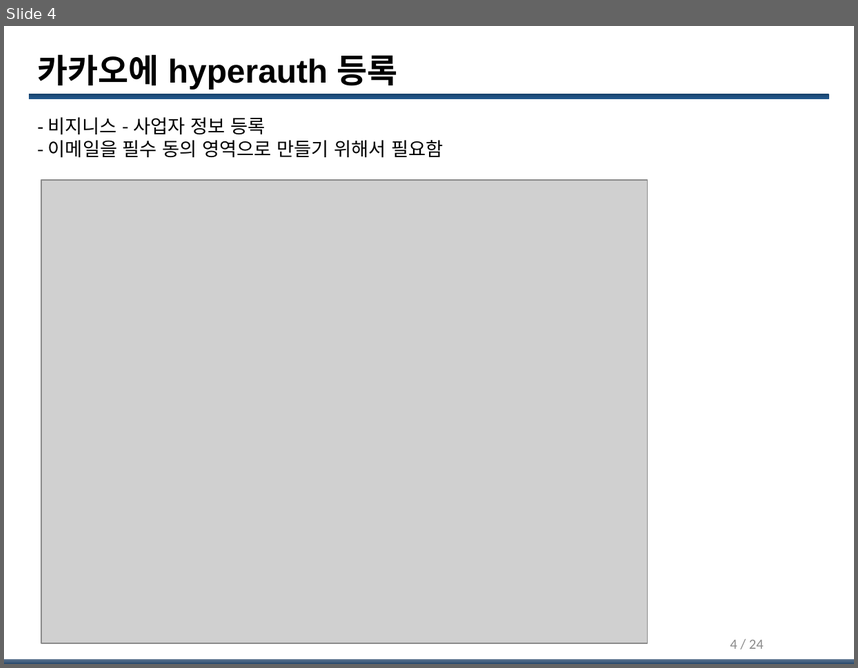
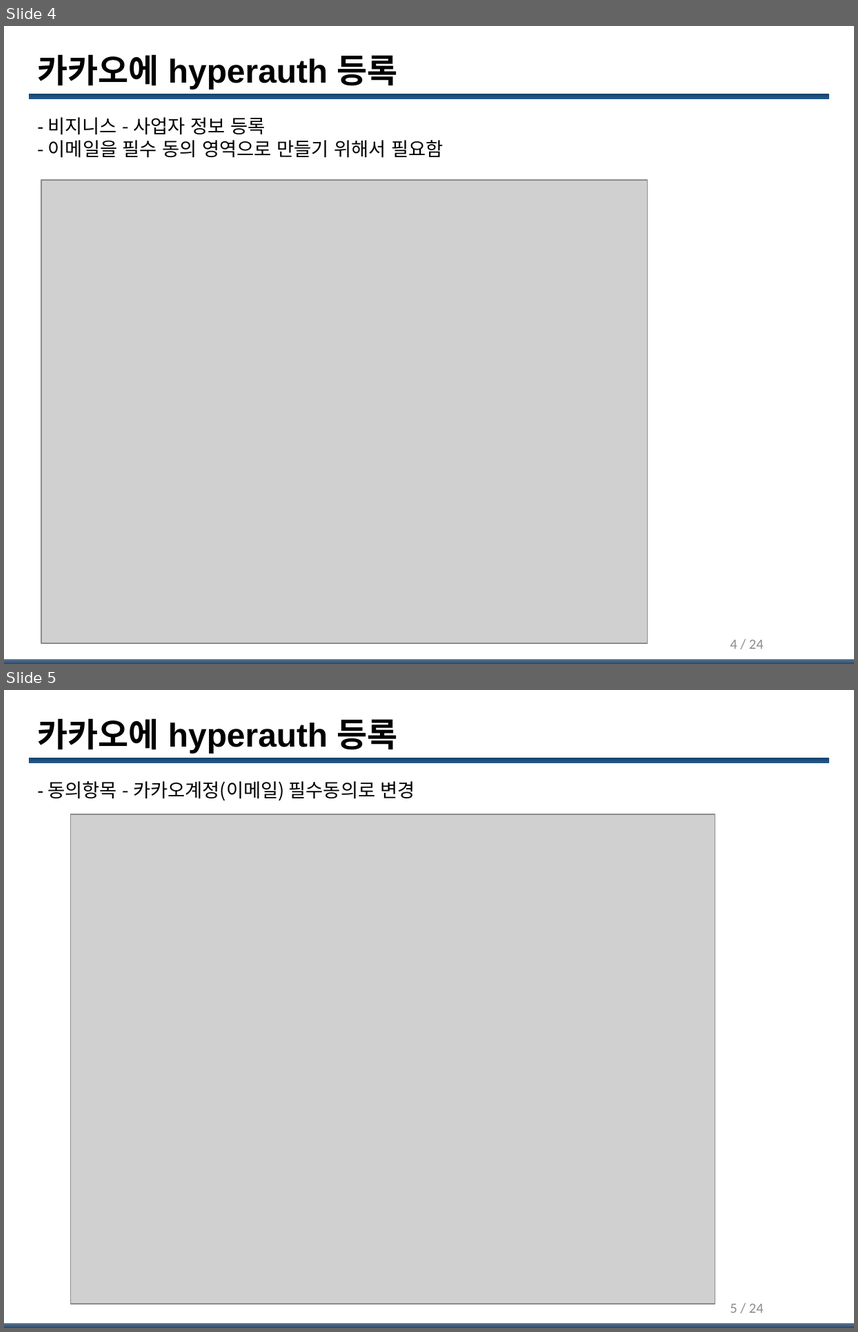
Before and after one commit to tmax-cloud/hyperauth, a slide deck: kakako_login_guide.pptx. Shown one above the other, each under a label of ours: slide 4 before the commit, slides 4 and 5 after it. The pictures are 858x668 and 858x1332 pixels, drawn with LibreOffice and Linux fonts; fonts in the diff are those of the drawing; grey boxes stand for pictures; background and template pictures are left out. Boxes give left, top, right and bottom in pixels: in the first picture for what was removed or moved away, otherwise in the second. Text is boxed around its words. In the diff, an @@ line names an element or a change of style, - is before the commit and + after.

Commit message:
test

```diff
--- a/kakako_login_guide.pptx
+++ b/kakako_login_guide.pptx
@@ slide 5 added at [4,690,854,1328], background #FFFFFF; not listed: 2 template elements that a slide beside it also shows @@
@@ title added at [38,718,398,753], 28 pt, text #000000, bold @@
+카카오에 hyperauth 등록
@@ text added at [47,781,415,801], 16 pt, text #000000 @@
+- 동의항목 - 카카오계정(이메일) 필수동의로 변경
@@ picture added at [70,814,715,1304] @@
@@ page number added at [730,1303,764,1312], 12 pt, text #8C8C8C @@
+5 / 24
```
